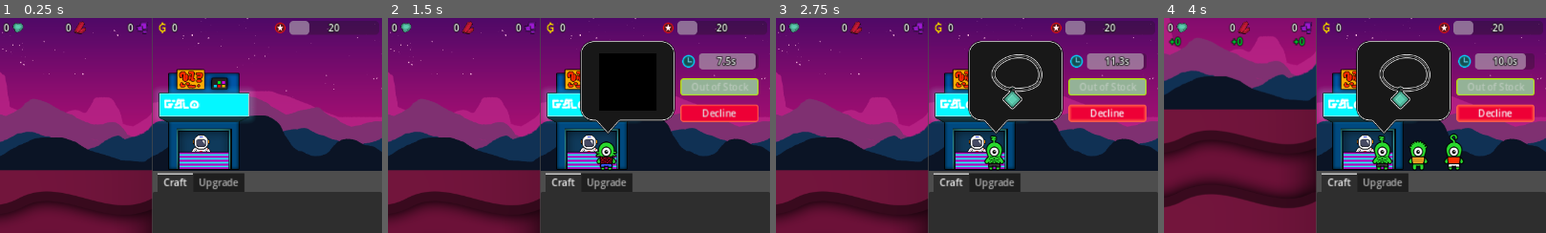
Above: before the commit, frames 1-4 (left to right).
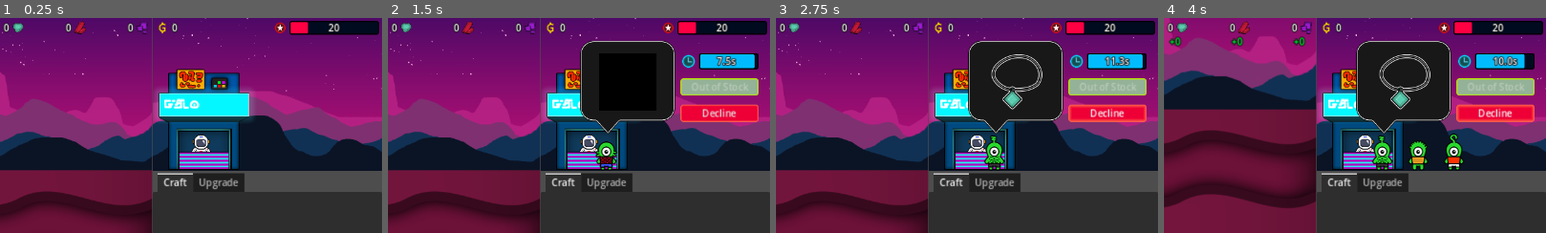
Above: after the commit, the same moments.

Repository: aNotSoCleverName/mechanicore
Game: Godot game, scene res://Main.tscn
Two runs of this game, one before a commit and one after it. Both use one fixed random seed, a clock stepped at 60 frames per second and the inputs below.
Inputs:
- Up to frame 1 (0.25 s): no input
- Up to frame 2 (1.5 s): click "Continue" at 0.5 s; click "Continue" at 1.25 s
- Up to frame 3 (2.75 s): click "Decline" at 2 s
- Up to frame 4 (4 s): tap Enter (ui_accept) at 2.75, 3.02, 3.77 s; hold Right (ui_right) 2.78-3.53 s; tap R at 2.85, 3.6 s; hold Down (ui_down) from 3.53 s (still down)
The pictures show only the part of the screen within x 50-100%, y 0-50%; the shares and areas given below are measured in that part.

The runs differ from the first frame. In frame 1, 1.5% of the frame differs, in the area x 75-100%, y 1-8%; in frame 2, 2.6%, in the area x 75-100%, y 1-24%; in frame 3, 2.5%; in frame 4, 2.5%.

Commit message:
Changed progress bar style

Diff:
--- a/Base/Base.tscn
+++ b/Base/Base.tscn
@@ -11,6 +11,8 @@
 [ext_resource type="Script" path="res://Base/Shop/Money.gd" id="4_m4g0m"]
 [ext_resource type="Script" path="res://Base/Shop/Reputation.gd" id="6_jwxte"]
 [ext_resource type="Texture2D" uid="uid://ues24mh5krya" path="res://Base/Shop/Reputation.png" id="7_6bvwc"]
+[ext_resource type="StyleBox" uid="uid://dccupfiusww5a" path="res://Global Style/ProgressBar Style - Background.tres" id="9_0082q"]
+[ext_resource type="StyleBox" uid="uid://cpmrxg5w8c1kw" path="res://Global Style/ProgressBar Style - Fill.tres" id="10_fu7ka"]
 [ext_resource type="PackedScene" uid="uid://ca7dxk7h7lqt" path="res://Base/Menu/Upgrade/Upgrade Node/Upgrade Node.tscn" id="15_1nhla"]
 [ext_resource type="Resource" uid="uid://bphf43yah6k8p" path="res://Base/Menu/Upgrade/Resource/Max Shield.tres" id="16_3qowb"]
 [ext_resource type="Resource" uid="uid://cddvaa6tybrd8" path="res://Base/Menu/Upgrade/Resource/Max Speed.tres" id="17_w2vqp"]
@@ -90,7 +92,10 @@
 custom_minimum_size = Vector2(150, 0)
 layout_mode = 2
 size_flags_vertical = 1
+theme_override_styles/background = ExtResource("9_0082q")
+theme_override_styles/fill = ExtResource("10_fu7ka")
 step = 1.0
+value = 50.0
 show_percentage = false
 
 [node name="Label" type="Label" parent="Shop/Shop/Top Bar/HBoxContainer/Reputation/ProgressBar"]
--- a/Base/Shop/Order.tscn
+++ b/Base/Shop/Order.tscn
@@ -1,12 +1,25 @@
-[gd_scene load_steps=13 format=3 uid="uid://dxewdcl3yp1eo"]
+[gd_scene load_steps=15 format=3 uid="uid://dxewdcl3yp1eo"]
 
 [ext_resource type="Script" path="res://Base/Shop/Order.gd" id="1_10qyi"]
 [ext_resource type="Texture2D" uid="uid://dsdwvywljesxa" path="res://Base/Shop/Alien/Sprite/Bubble.png" id="2_o4xe1"]
 [ext_resource type="Texture2D" uid="uid://ctavnwfpqdo87" path="res://Base/Time.png" id="3_eoni4"]
+[ext_resource type="StyleBox" uid="uid://dccupfiusww5a" path="res://Global Style/ProgressBar Style - Background.tres" id="4_hcloc"]
 [ext_resource type="Script" path="res://Base/Shop/Alien/Time Bar.gd" id="4_ssiqo"]
 [ext_resource type="Script" path="res://Base/Shop/Alien/Sell Button.gd" id="5_ttcwc"]
 [ext_resource type="LabelSettings" uid="uid://ij0ls7r7u6aq" path="res://Label Style - Outline Size16.tres" id="5_u5gvo"]
 [ext_resource type="Script" path="res://Base/Shop/Alien/Decline Button.gd" id="6_1r3aw"]
+
+[sub_resource type="StyleBoxFlat" id="StyleBoxFlat_3l8ag"]
+bg_color = Color(0, 0.737984, 1, 1)
+border_width_left = 2
+border_width_top = 2
+border_width_right = 2
+border_width_bottom = 2
+border_color = Color(0, 0, 0, 0)
+corner_radius_top_left = 3
+corner_radius_top_right = 3
+corner_radius_bottom_right = 3
+corner_radius_bottom_left = 3
 
 [sub_resource type="StyleBoxFlat" id="StyleBoxFlat_ne34m"]
 bg_color = Color(0.581, 0.7, 0.590917, 1)
@@ -116,8 +129,10 @@
 custom_minimum_size = Vector2(100, 27)
 layout_mode = 2
 size_flags_horizontal = 3
+theme_override_styles/background = ExtResource("4_hcloc")
+theme_override_styles/fill = SubResource("StyleBoxFlat_3l8ag")
 max_value = 1.0
-value = 1.0
+value = 0.5
 show_percentage = false
 script = ExtResource("4_ssiqo")
 
--- /dev/null
+++ b/Global Style/ProgressBar Style - Background.tres
@@ -0,0 +1,13 @@
+[gd_resource type="StyleBoxFlat" format=3 uid="uid://dccupfiusww5a"]
+
+[resource]
+bg_color = Color(0, 0.0427979, 0.125, 1)
+border_width_left = 2
+border_width_top = 2
+border_width_right = 2
+border_width_bottom = 2
+border_color = Color(0, 0, 0, 1)
+corner_radius_top_left = 3
+corner_radius_top_right = 3
+corner_radius_bottom_right = 3
+corner_radius_bottom_left = 3
--- /dev/null
+++ b/Global Style/ProgressBar Style - Fill.tres
@@ -0,0 +1,13 @@
+[gd_resource type="StyleBoxFlat" format=3 uid="uid://cpmrxg5w8c1kw"]
+
+[resource]
+bg_color = Color(1, 0, 0.262367, 1)
+border_width_left = 2
+border_width_top = 2
+border_width_right = 2
+border_width_bottom = 2
+border_color = Color(0, 0, 0, 0)
+corner_radius_top_left = 3
+corner_radius_top_right = 3
+corner_radius_bottom_right = 3
+corner_radius_bottom_left = 3
Not shown: 1 places in Base/Base.tscn that only renumber resources
